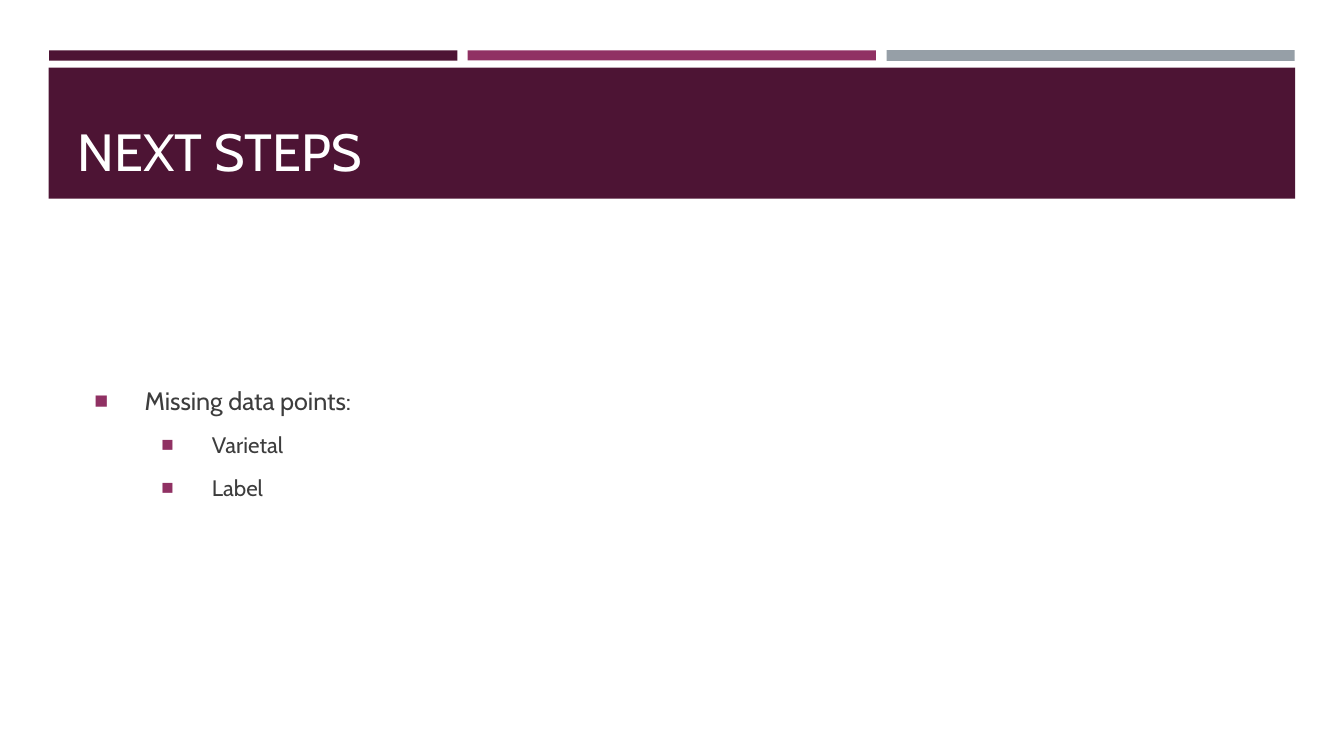
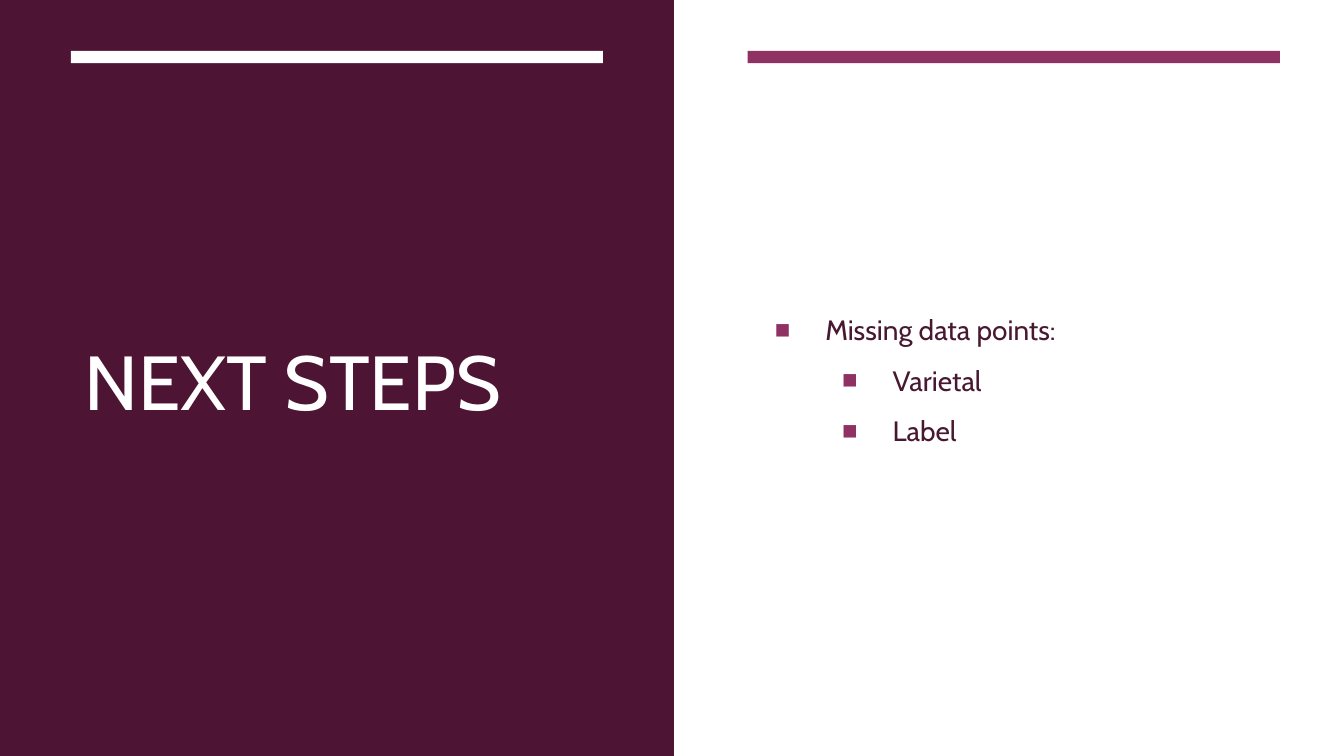
Before and after one commit to klsalcedo/red_wine_analysis, a slide deck: slide 8 of presentation.pptx (slide 7 before the commit). Drawn at 1344x756 pixels with LibreOffice and Linux fonts; fonts in the diff are those of the drawing; background and template pictures are left out. Boxes give left, top, right and bottom in pixels: in the first picture for what was removed or moved away, otherwise in the second. Text is boxed around its words. In the diff, an @@ line names an element or a change of style, - is before the commit and + after.

```diff
--- a/presentation.pptx
+++ b/presentation.pptx
@@ rectangle added at box(0, 0, 673, 755), fill #4D1434 @@
@@ rectangle: place and size @@
-rectangle at box(50, 50, 458, 60)
+rectangle at box(71, 51, 603, 63)
@@ rectangle at box(71, 51, 603, 63): fill #4D1434 to #FFFFFF @@
@@ rectangle removed at box(468, 50, 876, 59) @@
@@ rectangle: place and size @@
-rectangle at box(887, 50, 1296, 60)
+rectangle at box(747, 51, 1279, 63)
@@ rectangle at box(747, 51, 1279, 63): fill #969FA7 to #903163 @@
@@ rectangle removed at box(48, 67, 1296, 199) @@
@@ title "NEXT STEPS": place and size @@
-title "NEXT STEPS" at box(78, 133, 362, 172)
+title "NEXT STEPS" at box(84, 355, 500, 411)
@@ title "NEXT STEPS" at box(84, 355, 500, 411): size 28 to 41 pt; vertical alignment bottom to middle @@
@@ text "Missing data points:": place and size @@
-text "Missing data points:" at box(145, 391, 351, 496)
+text "Missing data points:" at box(825, 319, 1056, 442)
@@ text "Missing data points:" at box(825, 319, 1056, 442): size 13.5 to 15 pt in "Missing data points:"; text colour #3D3D3D to #481831; size 12 to 15 pt in "Varietal", "Label" @@
```
Also in this commit, not shown: 3 other slides changed, 3 slides added, 2 slides removed, 2 other files.
